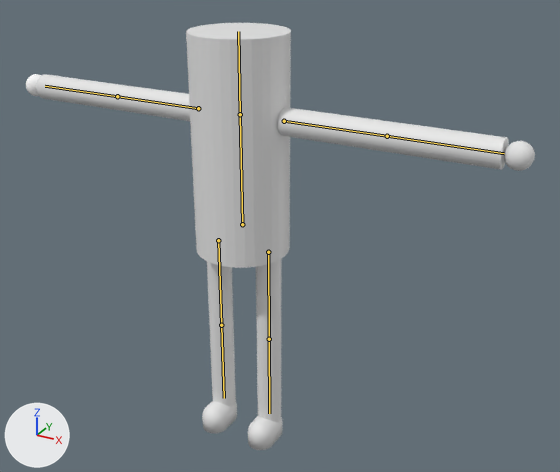
Two versions of the Blender file GoodLookin/Assets/base_man.blend, one commit apart.
Rendered twice from a 50 mm lens placed at (6.41, -10.34, 5.11), pointed at (0.72, 0.01, -0.06). The axes (+X, +Y, +Z) are drawn at lower left. The lights are the same throughout. The bones that change are drawn over the model as lines.

Names of what the first picture shows: 'Body', 'Left Arm', 'Left Foot', 'Left Hand', 'Left Leg', 'Right Arm', 'Right Foot', 'Right Hand', 'Right Leg'.
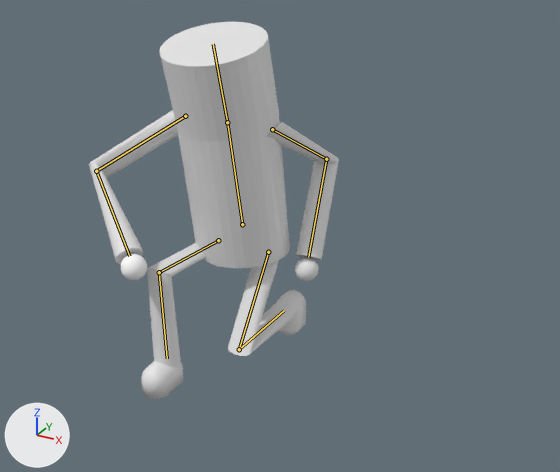
The newer file adds an action. The first version stands in its rest pose; the second is drawn at frame 0 of the action 'Dave RigAction.001'.

Diff of the bpy script that builds the scene:
```diff
--- a/GoodLookin/Assets/base_man.blend.py
+++ b/GoodLookin/Assets/base_man.blend.py
@@ bone_body @@
 bone_body = bpy.data.objects['Dave Rig'].pose.bones['Body']
-bone_body.rotation_quaternion = (1.0, 0.0, 0.0, 0.0)  # degrees (0, 0, 0)
+bone_body.rotation_quaternion = (0.995, 0.1, 0.0, 0.0)  # degrees (11, 0, 0)
@@ bone_left_upper_arm @@
 bone_left_upper_arm = bpy.data.objects['Dave Rig'].pose.bones['Left Upper Arm']  # child of 'Left Shoulder'
-bone_left_upper_arm.rotation_quaternion = (1.0, 0.0, 0.0, 0.0)  # degrees (0, 0, 0)
+bone_left_upper_arm.rotation_quaternion = (0.548, -0.655, 0.518, 0.058)  # degrees (-121, 40, -53)
@@ bone_left_forearm @@
 bone_left_forearm = bpy.data.objects['Dave Rig'].pose.bones['Left Forearm']  # child of 'Left Upper Arm'
-bone_left_forearm.rotation_quaternion = (1.0, 0.0, 0.0, 0.0)  # degrees (0, 0, 0)
+bone_left_forearm.rotation_quaternion = (0.683, 0.362, -0.154, -0.615)  # degrees (45, 14, -78)
@@ bone_right_upper_arm @@
 bone_right_upper_arm = bpy.data.objects['Dave Rig'].pose.bones['Right Upper Arm']  # child of 'Right Shoulder'
-bone_right_upper_arm.rotation_quaternion = (1.0, 0.0, 0.0, 0.0)  # degrees (0, 0, 0)
+bone_right_upper_arm.rotation_quaternion = (0.908, -0.158, -0.136, 0.362)  # degrees (-23, -8, 45)
@@ bone_right_forearm @@
 bone_right_forearm = bpy.data.objects['Dave Rig'].pose.bones['Right Forearm']  # child of 'Right Upper Arm'
-bone_right_forearm.rotation_quaternion = (1.0, 0.0, 0.0, 0.0)  # degrees (0, 0, 0)
+bone_right_forearm.rotation_quaternion = (0.606, 0.145, -0.385, 0.681)  # degrees (-28, -42, 107)
@@ bone_neck @@
 bone_neck = bpy.data.objects['Dave Rig'].pose.bones['Neck']  # child of 'Body'
-bone_neck.rotation_quaternion = (1.0, 0.0, 0.0, 0.0)  # degrees (0, 0, 0)
+bone_neck.rotation_quaternion = (1.0, 0.029, 0.0, 0.0)  # degrees (3, 0, 0)
@@ bone_left_thigh @@
 bone_left_thigh = bpy.data.objects['Dave Rig'].pose.bones['Left Thigh']  # child of 'Left Pelvis'
-bone_left_thigh.rotation_quaternion = (1.0, 0.0, 0.0, 0.0)  # degrees (0, 0, 0)
+bone_left_thigh.rotation_quaternion = (0.952, -0.307, 0.0, 0.0)  # degrees (-36, 0, 0)
@@ bone_left_lower_leg @@
 bone_left_lower_leg = bpy.data.objects['Dave Rig'].pose.bones['Left Lower Leg']  # child of 'Left Thigh'
-bone_left_lower_leg.rotation_quaternion = (1.0, 0.0, 0.0, 0.0)  # degrees (0, 0, 0)
+bone_left_lower_leg.rotation_quaternion = (0.47, 0.883, -0.007, 0.0)  # degrees (124, 0, -1)
@@ bone_right_thigh @@
 bone_right_thigh = bpy.data.objects['Dave Rig'].pose.bones['Right Thigh']  # child of 'Right Pelvis'
-bone_right_thigh.rotation_quaternion = (1.0, 0.0, 0.0, 0.0)  # degrees (0, 0, 0)
+bone_right_thigh.rotation_quaternion = (0.684, -0.73, 0.0, 0.0)  # degrees (-94, 0, 0)
@@ bone_right_lower_leg @@
 bone_right_lower_leg = bpy.data.objects['Dave Rig'].pose.bones['Right Lower Leg']  # child of 'Right Thigh'
-bone_right_lower_leg.rotation_quaternion = (1.0, 0.0, 0.0, 0.0)  # degrees (0, 0, 0)
+bone_right_lower_leg.rotation_quaternion = (0.672, 0.741, 0.0, 0.0)  # degrees (96, 0, 0)
```

Pixel boxes [x1, y1, x2, y2] of what changed, in the pictures (560 x 472 px):
'Body', posed (25% wider)
    before: [186, 23, 291, 268]
    after: [159, 22, 290, 268]
'Left Arm', posed (69% narrower, 119% taller)
    before: [278, 107, 509, 170]
    after: [267, 121, 339, 260]
'Right Arm', posed (42% narrower, 223% taller)
    before: [36, 74, 190, 121]
    after: [89, 110, 178, 264]
'Right Leg', posed
    before: [207, 261, 236, 406]
    after: [147, 243, 205, 368]
'Left Leg', posed (163% wider, 41% shorter)
    before: [256, 259, 282, 422]
    after: [228, 260, 298, 356]
'Right Foot', posed (19% wider, 18% taller)
    before: [202, 401, 237, 433]
    after: [141, 361, 183, 399]
'Left Foot', posed
    before: [248, 416, 283, 450]
    after: [278, 290, 306, 335]
'Left Hand', posed (22% narrower, 19% shorter)
    before: [504, 141, 535, 171]
    after: [295, 257, 319, 281]
'Right Hand', posed
    before: [26, 74, 41, 96]
    after: [120, 254, 147, 280]
bone 'Body', root to tip
    before: (242, 224) to (240, 114)
    after: (242, 224) to (227, 122)
bone 'Left Upper Arm', root to tip
    before: (284, 121) to (387, 136)
    after: (272, 129) to (326, 159)
bone 'Left Forearm', root to tip
    before: (387, 136) to (504, 153)
    after: (326, 159) to (308, 257)
bone 'Right Upper Arm', root to tip
    before: (198, 108) to (117, 96)
    after: (185, 116) to (96, 171)
bone 'Right Forearm', root to tip
    before: (117, 96) to (45, 86)
    after: (96, 171) to (129, 256)
bone 'Neck', root to tip
    before: (240, 114) to (238, 31)
    after: (227, 122) to (213, 44)
bone 'Left Thigh', root to tip
    before: (268, 252) to (269, 339)
    after: (268, 252) to (239, 349)
bone 'Left Lower Leg', root to tip
    before: (269, 339) to (269, 413)
    after: (239, 349) to (284, 310)
bone 'Right Thigh', root to tip
    before: (218, 240) to (221, 325)
    after: (218, 240) to (159, 272)
bone 'Right Lower Leg', root to tip
    before: (221, 325) to (224, 398)
    after: (159, 272) to (167, 358)
